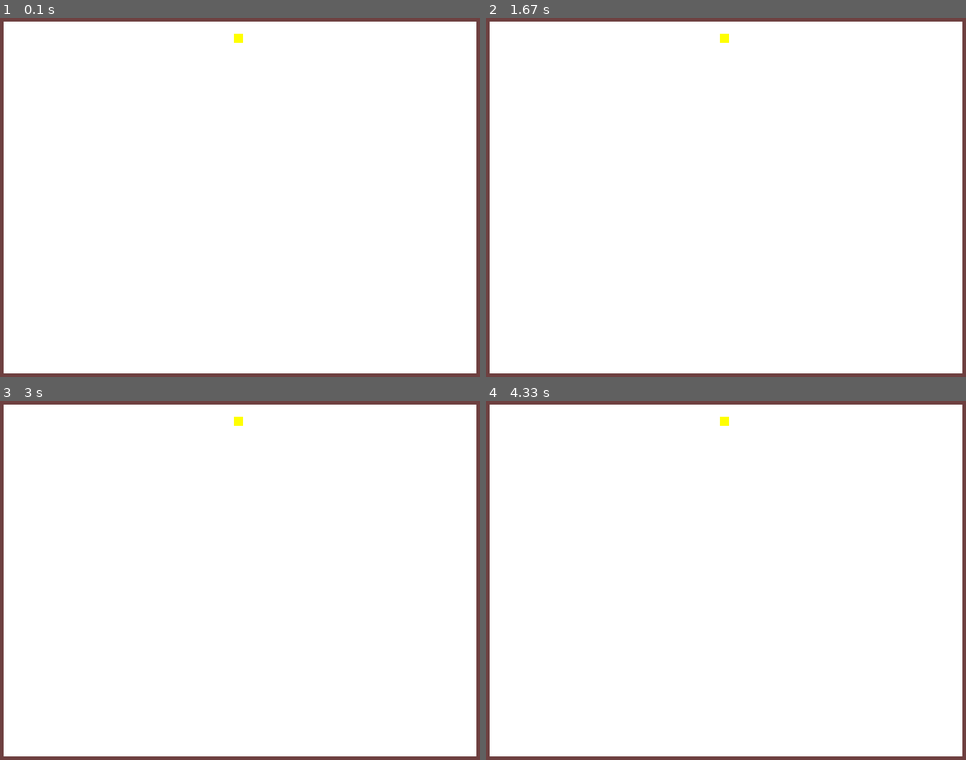
Above: before the commit, frames 1-4 (two rows, left to right).
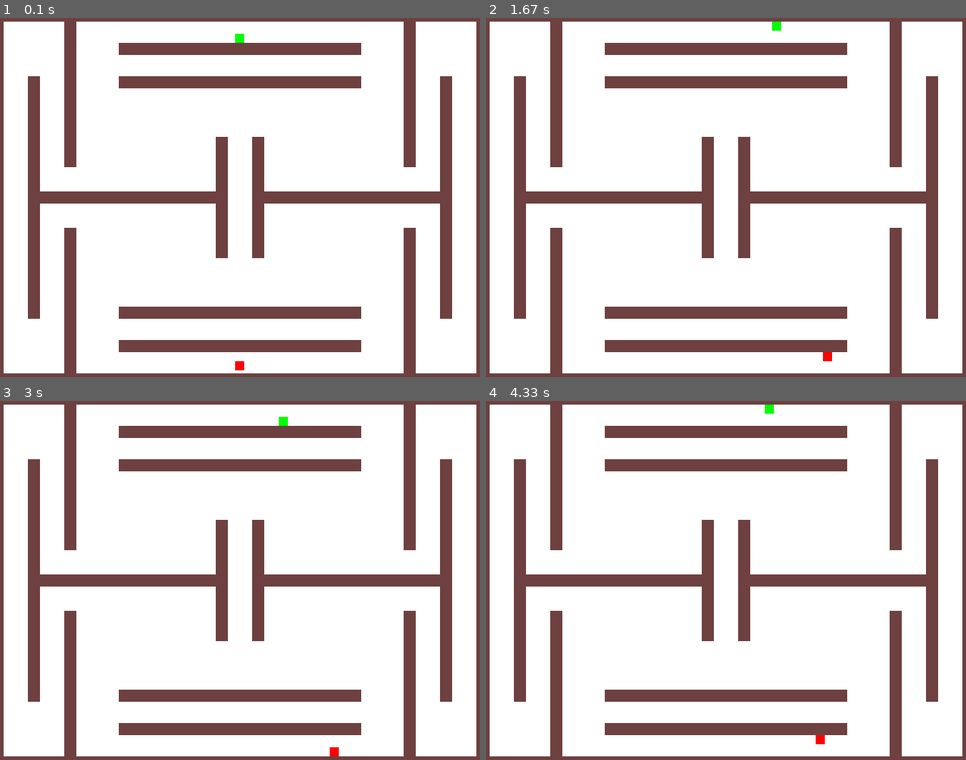
Above: after the commit, the same moments.

Repository: WEGigabyteWeiXiao/Pygame_Project_Guo
Game: pygame game, started from Final File.py
The game is run twice, just before and just after one commit, with the same random seed, the same clock (stepped at 60 frames per second) and the same inputs.
Inputs:
- Up to frame 1 (0.1 s): no input
- Up to frame 2 (1.67 s): hold Up 0.33-0.8 s; hold D 0.33-0.8 s; hold D 0.83-1.3 s; hold Right 0.83-1.3 s; hold W 1.33-1.63 s; hold Up 1.33-1.63 s
- Up to frame 3 (3 s): hold D 1.67-2.13 s; hold Right 1.67-2.13 s; hold A 2.17-2.7 s; hold Left 2.17-2.7 s; hold S from 2.73 s (still down); hold Down from 2.73 s (still down)
- Up to frame 4 (4.33 s): release S at 3.03 s; release Down at 3.03 s; hold A 3.07-3.47 s; hold Left 3.07-3.47 s; hold W 3.5-3.87 s; hold Up 3.5-3.87 s; hold D from 3.9 s (still down); hold Right from 3.9 s (still down)

The runs differ from the first frame. In frame 1, 19% of the frame differs, in the area x 5-95%, y 1-99%; in frame 2, 19%; in frame 3, 19%; in frame 4, 19%.

Commit message:
Iteration 1
This is the fully functional version of Iteration 1.

Diff:
--- a/Final File.py
+++ b/Final File.py
@@ -30,13 +30,13 @@
     change_y = 0
     #initiates player's speed
 
-    def __init__(self,x,y):
+    def __init__(self,x,y,colour):
     #constructor
         pygame.sprite.Sprite.__init__(self)
         #Call the parent's constructor
 
         self.image = pygame.Surface([15,15])
-        self.image.fill(yellow)
+        self.image.fill(colour)
         #Sets height, width and colour of the tank
 
         self.rect = self.image.get_rect()
@@ -97,10 +97,24 @@
         Map.__init__(self)
         #Calls the constructor of its parent class
 
-        walls = [ [0,0,10,600,brown],
-                  [0,0,800,10,brown],
-                  [790,000,10,600,brown],
-                  [0,590,800,10,brown]
+        walls = [ [0,0,10,600,brown], #Left boundary
+                  [0,0,800,10,brown], #Top boundary
+                  [790,0,10,600,brown], #Right boundary
+                  [0,590,800,10,brown], #Bottom boundary
+                  [50,290,330,20,brown], #Mid Wall (Left)
+                  [420,290,330,20,brown], #Mid Wall (Right)
+                  [50,100,20,400,brown], #Left road Wall
+                  [730,100,20,400,brown], #Right road Wall
+                  [360,200,20,200,brown], #Mid road Wall (Left)
+                  [420,200,20,200,brown], #Mid road Wall (Right)
+                  [670,350,20,250,brown], #BR corner walkway Wall
+                  [670,0,20,250,brown], #TR corner Walkway Wall
+                  [110,350,20,250,brown], #BL corner walkway Wall
+                  [110,0,20,250,brown], #TL corner walkway Wall
+                  [200,45,400,20,brown], #Top Wall 1
+                  [200,100,400,20,brown], #Top Wall 2
+                  [200,480,400,20,brown], #Bottom Wall 1
+                  [200,535,400,20,brown] #Bottom Wall 2
                 ]
         #This is the list of walls in map "M_Classic"
 
@@ -120,13 +134,15 @@
     gameDisplay = pygame.display.set_mode([display_width,display_height])
     #Sets resolution of the game window and actually creates it
 
-    pygame.display.set_caption('TryHard MazeGame V0.3.0 (22-SEP-19)')
+    pygame.display.set_caption('TryHard MazeGame V0.2 (27-SEP-19)')
     #Sets title of the game window
 
-    player = Player(390,30)
+    player = Player(392,30,green)
+    opponent = Player(392,570,red)
     movingsprites = pygame.sprite.Group()
     movingsprites.add(player)
-    #Creates the player and adds it into the sprite list
+    movingsprites.add(opponent)
+    #Creates the player and the AI, adds them into the sprite list
 
     maps = []
     #Creates a list of maps, so it will possible to play multiple maps in a single game
@@ -149,26 +165,46 @@
         for event in pygame.event.get():
             if event.type == pygame.QUIT:
                 GameExit = True
+            #Quit the game if the user chose to do so.
 
             if event.type == pygame.KEYDOWN:
                 if event.key == pygame.K_LEFT:
-                    player.changespeed(-5,0)
+                    player.changespeed(-6,0)
                 if event.key == pygame.K_RIGHT:
-                    player.changespeed(5,0)
+                    player.changespeed(6,0)
                 if event.key == pygame.K_UP:
-                    player.changespeed(0,-5)
+                    player.changespeed(0,-6)
                 if event.key == pygame.K_DOWN:
-                    player.changespeed(0,5)
+                    player.changespeed(0,6)
+                #When a direction key is pressed let the player to do according movements
+                if event.key == pygame.K_a:
+                    opponent.changespeed(-6,0)
+                if event.key == pygame.K_d:
+                    opponent.changespeed(6,0)
+                if event.key == pygame.K_w:
+                    opponent.changespeed(0,-6)
+                if event.key == pygame.K_s:
+                    opponent.changespeed(0,6)
+                #When W/A/S/D is presses let the opponent to do according movements
 
             if event.type == pygame.KEYUP:
                 if event.key == pygame.K_LEFT:
-                    player.changespeed(5,0)
+                    player.changespeed(6,0)
                 if event.key == pygame.K_RIGHT:
-                    player.changespeed(-5,0)
+                    player.changespeed(-6,0)
                 if event.key == pygame.K_UP:
-                    player.changespeed(0,5)
+                    player.changespeed(0,6)
                 if event.key == pygame.K_DOWN:
-                    player.changespeed(0,-5)
+                    player.changespeed(0,-6)
+                #When a direction key is released reset the player's speed
+                if event.key == pygame.K_a:
+                    opponent.changespeed(6,0)
+                if event.key == pygame.K_d:
+                    opponent.changespeed(-6,0)
+                if event.key == pygame.K_w:
+                    opponent.changespeed(0,6)
+                if event.key == pygame.K_s:
+                    opponent.changespeed(0,-6)
         #Event processing ends here
 
         #Game logic starts here
@@ -182,6 +218,10 @@
         current_map.wall_list.draw(gameDisplay)
         #Draws all sprites and walls
 
+        player.move(current_map.wall_list)
+        opponent.move(current_map.wall_list)
+        #Updates the position of player in each tick
+
         pygame.display.flip()
         #Updates the game window
 
@@ -189,6 +229,8 @@
         #Sets game frame rate to 30
 
     pygame.quit()
+    #Quit the game when the game is no longer inside the main loop
 
 if __name__ == "__main__":
     main()
+#Calls main loop at the start of the game
